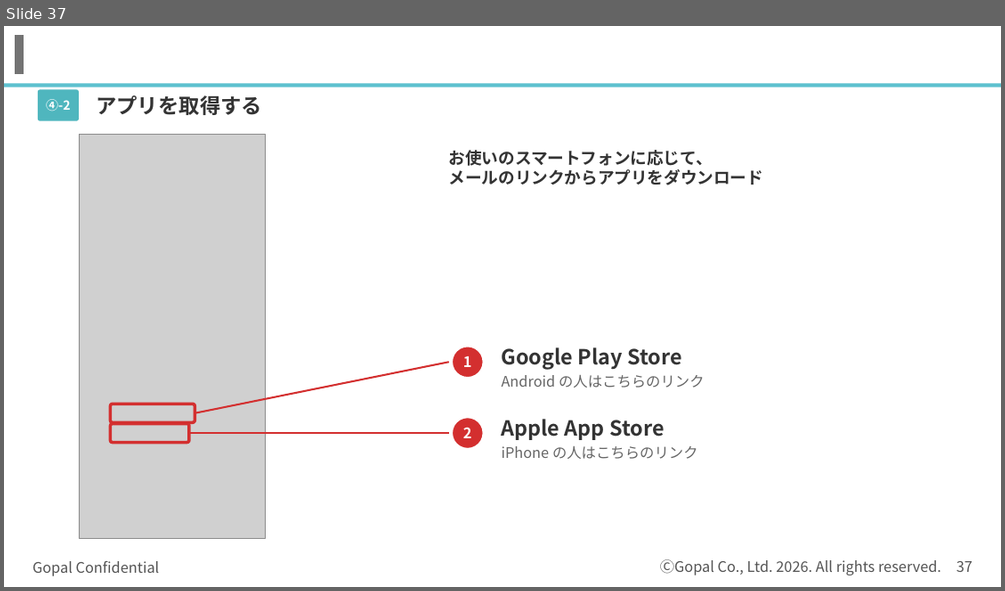
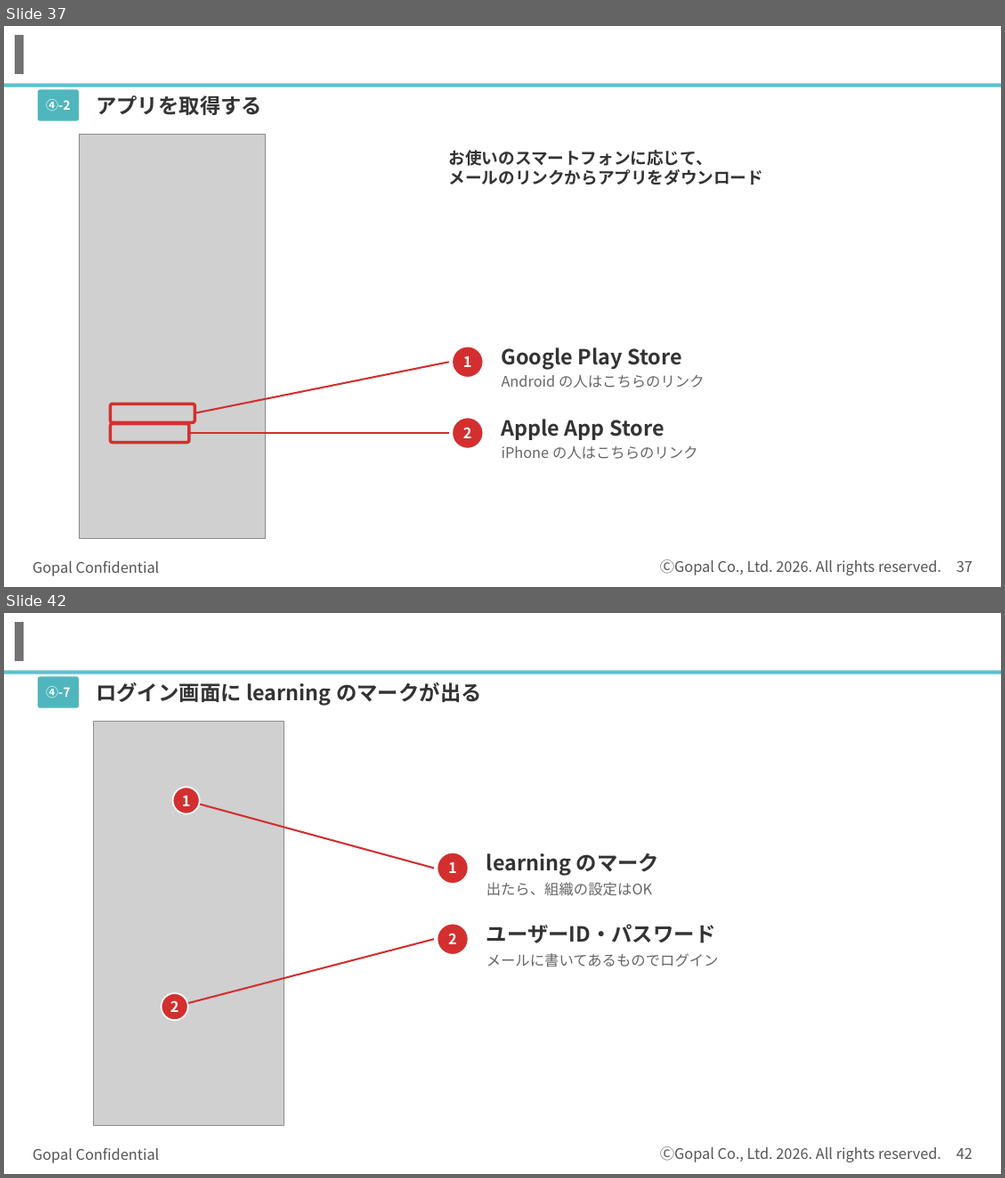
Before and after one commit to kagayugopal-eng/tamu, a slide deck: out/登録の流れ_書類準備まで.pptx. Shown one above the other, each under a label of ours: slide 37 before the commit, slides 37 and 42 after it; the slides between them are not shown. The pictures are 1005x591 and 1005x1178 pixels, drawn with LibreOffice and Linux fonts; fonts in the diff are those of the drawing; grey boxes stand for pictures; background and template pictures are left out. Boxes give left, top, right and bottom in pixels: in the first picture for what was removed or moved away, otherwise in the second. Text is boxed around its words. In the diff, an @@ line names an element or a change of style, - is before the commit and + after.

```diff
--- a/out/登録の流れ_書類準備まで.pptx
+++ b/out/登録の流れ_書類準備まで.pptx
@@ slide 42 added at <box>4,613,1001,1174</box>, background #FFFFFF; not listed: 5 template elements that a slide beside it also shows @@
@@ rounded rectangle added at <box>38,676,79,708</box>, fill #4FB6BE @@
@@ text added at <box>46,686,70,698</box>, 12 pt, text #FFFFFF, bold @@
+④-7
@@ text added at <box>96,682,482,706</box>, 20 pt, text #333333, bold @@
+ログイン画面に learning のマークが出る
@@ picture added at <box>94,722,284,1126</box> @@
@@ ellipse added at <box>173,787,200,814</box>, fill #D32F2F, outline #FFFFFF 1.5 pt, 14 pt, text #FFFFFF, bold @@
+1
@@ line added from (186, 801) to (434, 868), #D32F2F 1.75 pt @@
@@ ellipse added at <box>437,852,469,884</box>, fill #D32F2F, outline #FFFFFF 1.5 pt, 14 pt, text #FFFFFF, bold @@
+1
@@ text added at <box>486,853,659,876</box>, 20 pt, text #333333, bold @@
+learning のマーク
@@ text added at <box>486,882,652,895</box>, 14 pt, text #666666 @@
+出たら、組織の設定はOK
@@ ellipse added at <box>437,924,469,955</box>, fill #D32F2F, outline #FFFFFF 1.5 pt, 14 pt, text #FFFFFF, bold @@
+2
@@ text added at <box>486,924,716,943</box>, 20 pt, text #333333, bold @@
+ユーザーID・パスワード
@@ line added from (175, 1006) to (434, 939), #D32F2F 1.75 pt @@
@@ text added at <box>486,953,719,967</box>, 14 pt, text #666666 @@
+メールに書いてあるものでログイン
@@ ellipse added at <box>161,993,188,1020</box>, fill #D32F2F, outline #FFFFFF 1.5 pt, 14 pt, text #FFFFFF, bold @@
+2
```
Also in this commit, not shown: 8 slides changed, 4 other slides added.
